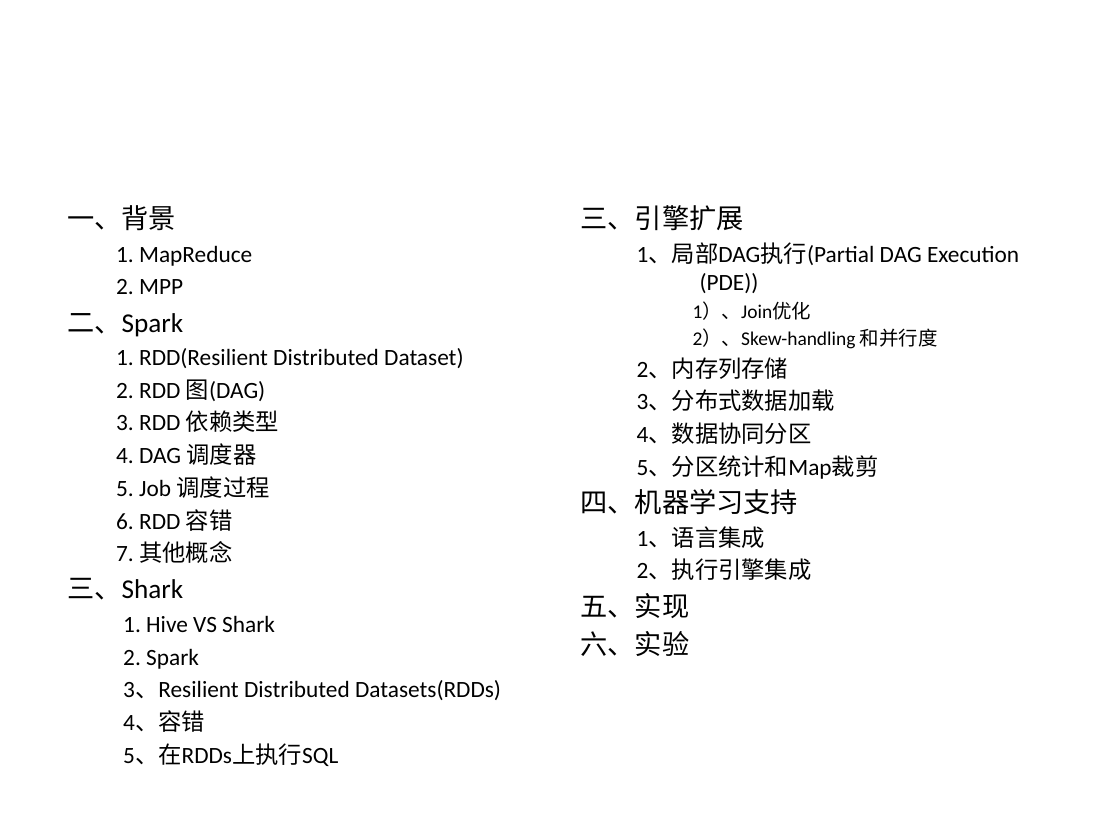
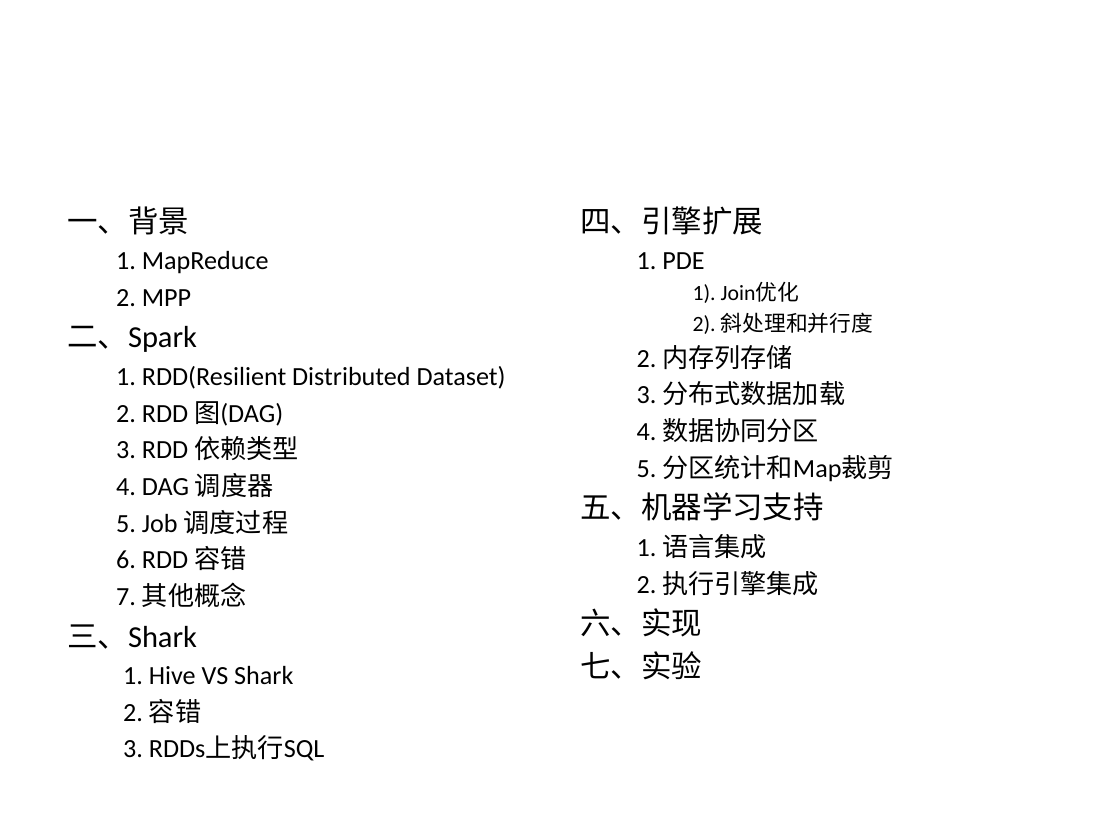
Before and after one commit to wuxingdexian/seminar, a slide deck: slide 3 of 整合.pptx. Drawn at 1120x840 pixels with LibreOffice and Linux fonts; fonts in the diff are those of the drawing. Boxes give left, top, right and bottom in pixels: in the first picture for what was removed or moved away, otherwise in the second. Text is boxed around its words. In the diff, an @@ line names an element or a change of style, - is before the commit and + after.

```diff
--- a/整合.pptx
+++ b/整合.pptx
@@ text at <box>67,206,506,685</box>: size 17.5 to 19.6 pt in "一、背景", "二、Spark", "三、Shark"; size 15 to 16.8 pt in "1. MapReduce", "2. MPP", "1. RDD(Resilient Distributed Dataset)", "2. RDD 图(DAG)" and 6 more places @@
@@ text at <box>581,206,894,679</box>: text changed; size 15 to 16.8 pt @@
-三、引擎扩展
-  1、局部DAG执行(Partial DAG Execution (PDE))
-    1）、Join优化
-    2）、Skew-handling 和并行度
-  2、内存列存储
-  3、分布式数据加载
-  4、数据协同分区
-  5、分区统计和Map裁剪
-四、机器学习支持
-  1、语言集成
-  2、执行引擎集成
-五、实现
-六、实验
+四、引擎扩展
+  1. PDE
+    1). Join优化
+    2). 斜处理和并行度
+  2. 内存列存储
+  3. 分布式数据加载
+  4. 数据协同分区
+  5. 分区统计和Map裁剪
+五、机器学习支持
+  1. 语言集成
+  2. 执行引擎集成
+六、实现
+七、实验
@@ text at <box>123,699,325,761</box>: text changed; size 15 to 16.8 pt @@
-  2. Spark
-  3、Resilient Distributed Datasets(RDDs)
-  4、容错
-  5、在RDDs上执行SQL
+  2. 容错
+  3. RDDs上执行SQL
```
Also in this commit, not shown: 4 other slides changed, 7 slides added, 1 slide removed, 1 other file.
